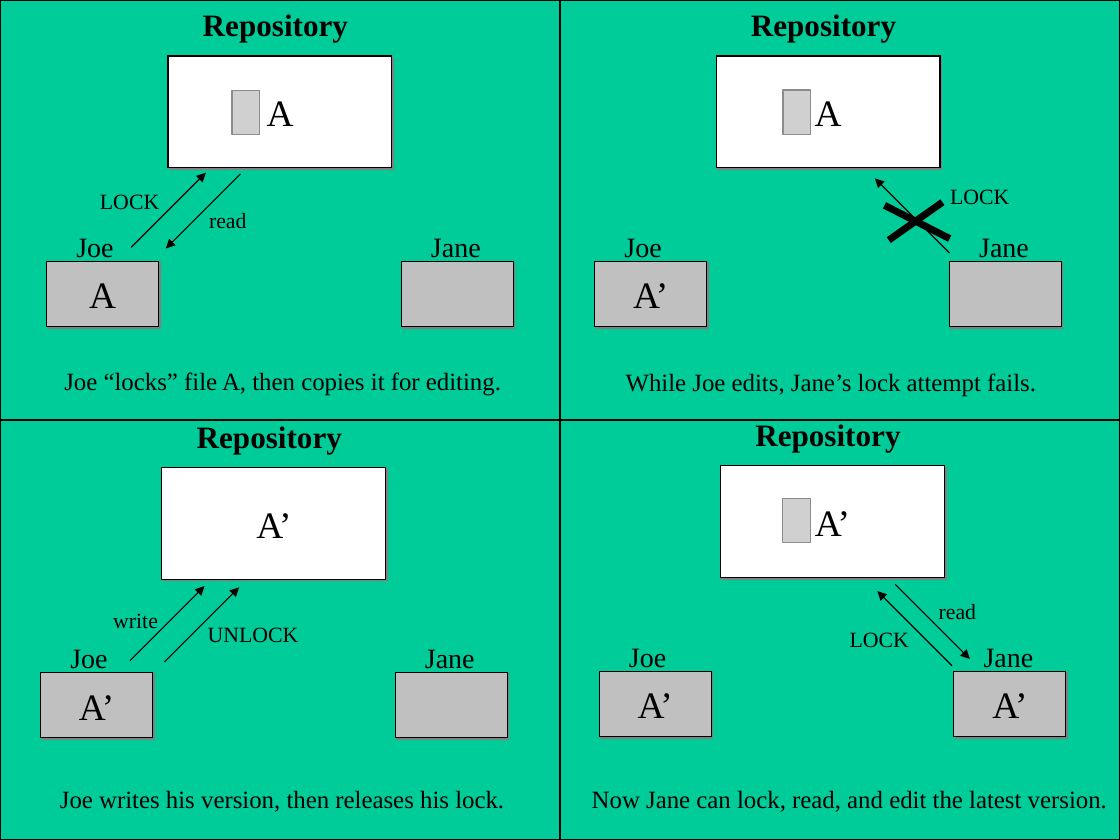
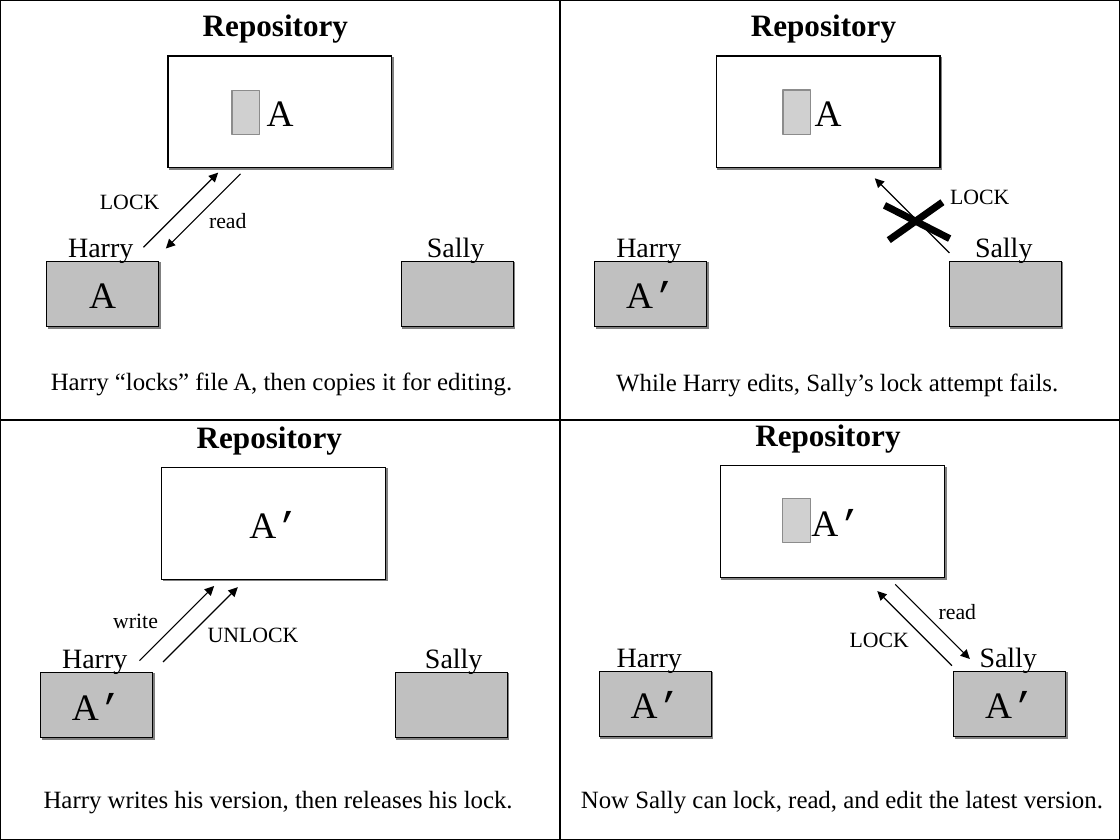
Before and after one commit to nabetaro/svnbook-ja, a slide deck: slide 3 of src/book/book/images/VersioningModels.ppt. Drawn at 1120x840 pixels with LibreOffice and Linux fonts; fonts in the diff are those of the drawing; grey boxes stand for pictures. Boxes give left, top, right and bottom in pixels: in the first picture for what was removed or moved away, otherwise in the second. Text is boxed around its words. In the diff, an @@ line names an element or a change of style, - is before the commit and + after.

```diff
--- a/src/book/book/images/VersioningModels.ppt
+++ b/src/book/book/images/VersioningModels.ppt
@@ arrow moved from (131, 248) - (206, 172) to (143, 248) - (218, 172) @@
@@ text added at bbox=[68, 238, 133, 263], 18 pt, text #000000 @@
+Harry
@@ text removed at bbox=[76, 238, 113, 263] @@
-Joe
@@ text at bbox=[427, 237, 484, 263]: text changed @@
-Jane
+Sally
@@ text added at bbox=[616, 238, 681, 263], 18 pt, text #000000 @@
+Harry
@@ text removed at bbox=[624, 238, 661, 263] @@
-Joe
@@ text at bbox=[975, 237, 1032, 263]: text changed @@
-Jane
+Sally
@@ text at bbox=[51, 372, 512, 396]: text changed @@
-Joe “locks” file A, then copies it for editing.
+Harry “locks” file A, then copies it for editing.
@@ text at bbox=[616, 373, 1058, 397]: text changed @@
-While Joe edits, Jane’s lock attempt fails.
+While Harry edits, Sally’s lock attempt fails.
@@ fill #00CC99 to none in 4 elements at bbox=[0, 0, 560, 420], bbox=[560, 0, 1120, 420], bbox=[0, 420, 560, 840], bbox=[560, 420, 1120, 840] @@
@@ arrow moved from (130, 661) - (205, 586) to (139, 661) - (214, 586) @@
@@ text added at bbox=[62, 649, 127, 674], 18 pt, text #000000 @@
+Harry
@@ text removed at bbox=[70, 649, 107, 674] @@
-Joe
@@ text at bbox=[425, 648, 482, 674]: text changed @@
-Jane
+Sally
@@ text added at bbox=[617, 648, 682, 673], 18 pt, text #000000 @@
+Harry
@@ text removed at bbox=[629, 648, 666, 673] @@
-Joe
@@ text at bbox=[980, 647, 1037, 673]: text changed @@
-Jane
+Sally
@@ font Times New Roman to Courier New in "A’" in 6 elements at bbox=[595, 261, 707, 326], bbox=[162, 467, 386, 579], bbox=[40, 673, 152, 738], bbox=[720, 466, 944, 578], bbox=[599, 671, 711, 736], bbox=[954, 671, 1066, 736] @@
@@ text at bbox=[44, 790, 513, 814]: text changed @@
-Joe writes his version, then releases his lock.
+Harry writes his version, then releases his lock.
@@ text at bbox=[581, 790, 1103, 814]: text changed @@
-Now Jane can lock, read, and edit the latest version.
+Now Sally can lock, read, and edit the latest version.
```
Also in this commit, not shown: 6 other slides changed, 14 other files.
